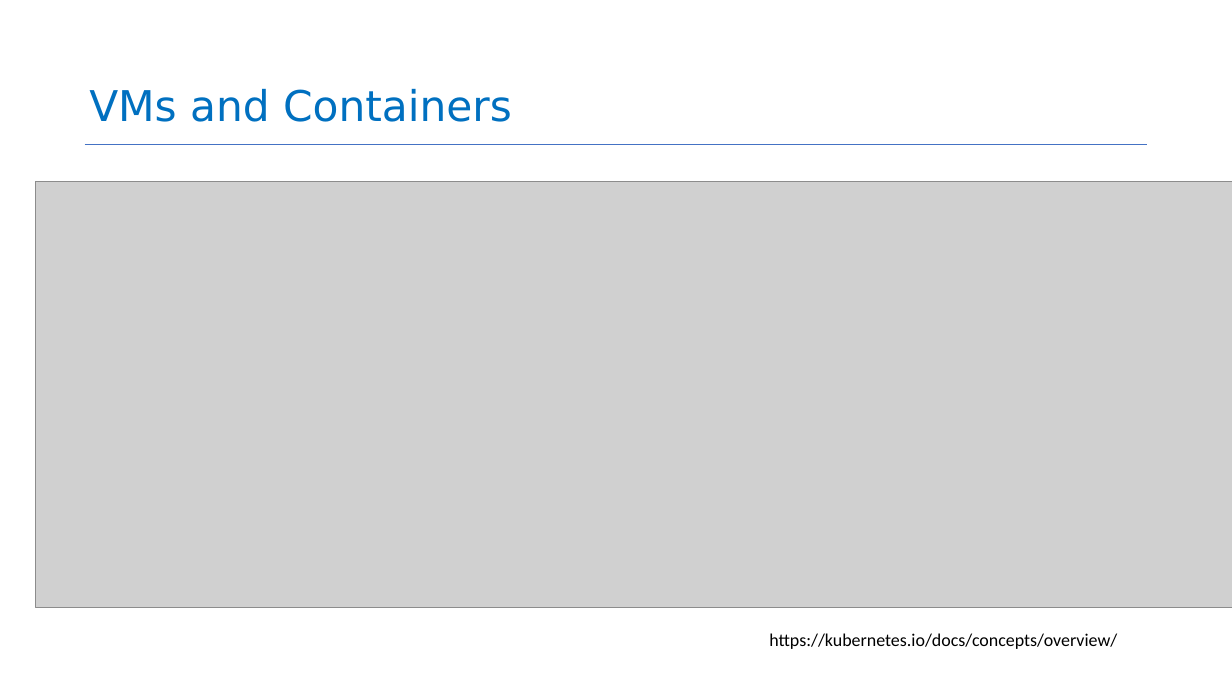
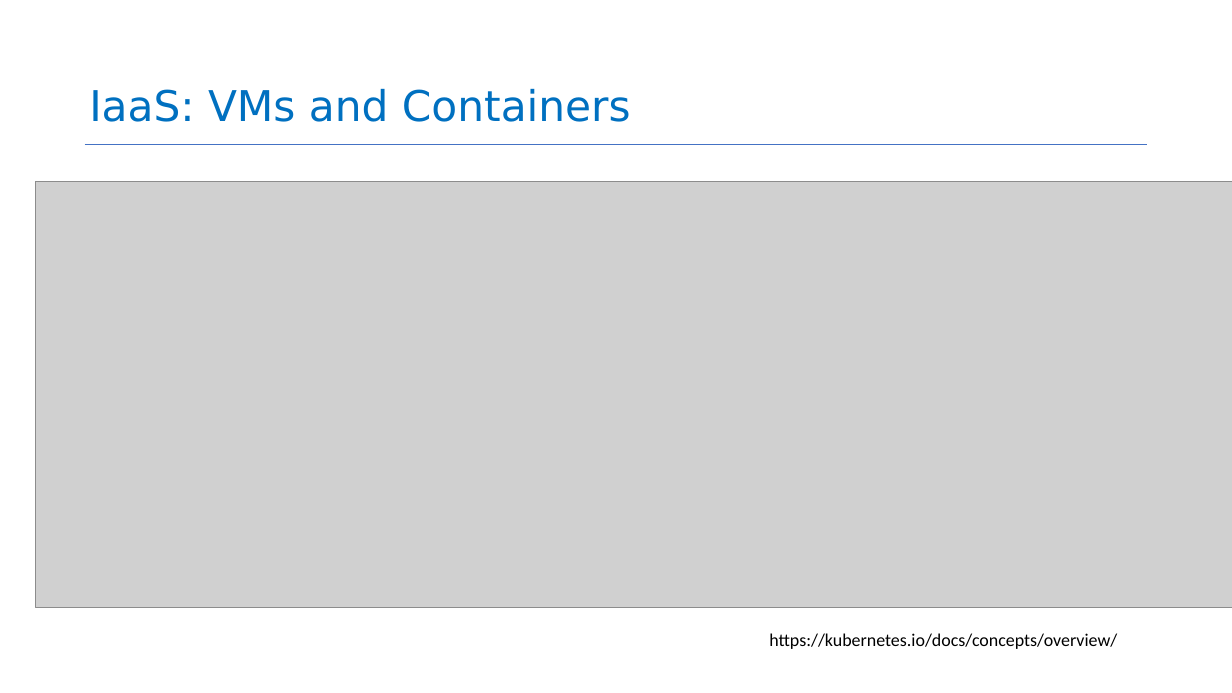
Before and after one commit to neu-se/CS4530-Spring-2026, a slide deck: slide 23 of Slides/Module 14 Principles and Tech for Cloud.pptx. Drawn at 1232x693 pixels with LibreOffice and Linux fonts; fonts in the diff are those of the drawing; grey boxes stand for pictures. Boxes give left, top, right and bottom in pixels: in the first picture for what was removed or moved away, otherwise in the second. Text is boxed around its words. In the diff, an @@ line names an element or a change of style, - is before the commit and + after.

```diff
--- a/Slides/Module 14 Principles and Tech for Cloud.pptx
+++ b/Slides/Module 14 Principles and Tech for Cloud.pptx
@@ title at bbox=[89, 88, 631, 122]: text changed @@
-VMs and Containers
+IaaS: VMs and Containers
```
Also in this commit, not shown: 1 other slide changed, 1 other file.
